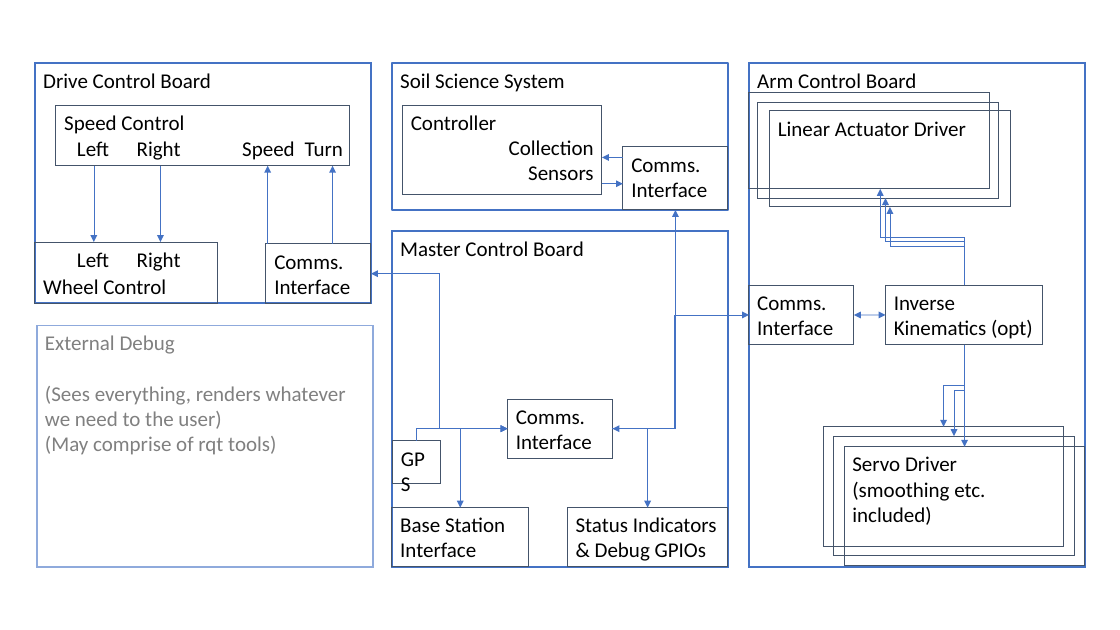
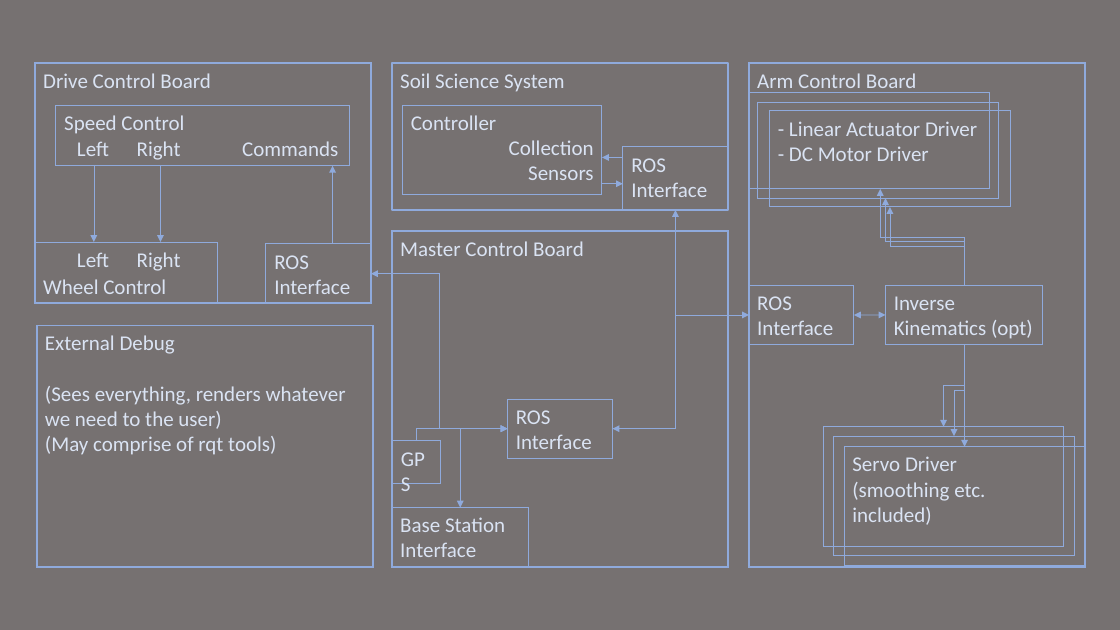
Before and after one commit to ISU-MAVRIC/MAVRIC-Systems, a slide deck: slide 3 of Architecture.pptx. Drawn at 1120x630 pixels with LibreOffice and Linux fonts; fonts in the diff are those of the drawing. Boxes give left, top, right and bottom in pixels: in the first picture for what was removed or moved away, otherwise in the second. Text is boxed around its words. In the diff, an @@ line names an element or a change of style, - is before the commit and + after.

```diff
--- a/Architecture.pptx
+++ b/Architecture.pptx
@@ background #FFFFFF to #767171 @@
@@ text colour #000000 to #DAE3F3; outline #4472C4 1.5 pt to #8FAADC 1.5 pt in 4 elements at (392,231,728,567), (749,63,1086,567), (35,63,371,303), (392,63,728,210) @@
@@ text colour #000000 to #DAE3F3; outline #44546A 0.75 pt to #8FAADC 0.75 pt in 7 elements at (35,242,218,303), (56,105,350,166), (392,507,528,567), (392,441,441,483), (844,447,1086,566), (886,286,1044,345), (402,105,602,194) @@
@@ text colour #000000 to #DAE3F3 in 4 elements at (77,252,109,267), (137,252,181,271), (77,141,109,156), (137,141,181,160) @@
@@ text at (242,141,338,156): text changed; text colour #000000 to #DAE3F3 @@
-Turn
+Commands
@@ text removed at (242,141,295,160) @@
-Speed
@@ outline #44546A 0.75 pt to #8FAADC 0.75 pt in 9 elements at (770,111,1011,207), (266,244,371,303), (507,399,613,459), (749,286,854,345), (749,93,991,189), (758,103,999,198), (823,427,1065,546), (833,436,1075,555), (623,147,728,210) @@
@@ text in rectangle at (789,121,977,161): text changed; text colour #000000 to #DAE3F3 @@
-Linear Actuator Driver
+- Linear Actuator Driver
+- DC Motor Driver
@@ arrow (94, 166) - (94, 242): stroke #4472C4 0.5 pt to #8FAADC 0.5 pt @@
@@ arrow (160, 166) - (160, 242): stroke #4472C4 0.5 pt to #8FAADC 0.5 pt @@
@@ arrow removed from (268, 244) to (268, 166) @@
@@ arrow (333, 244) - (333, 166): stroke #4472C4 0.5 pt to #8FAADC 0.5 pt @@
@@ arrow (623, 158) - (602, 158): stroke #4472C4 0.5 pt to #8FAADC 0.5 pt @@
@@ text in rectangle at (631,158,707,197): text changed; text colour #000000 to #DAE3F3 @@
-Comms. Interface
+ROS Interface
@@ arrow (602, 184) - (623, 184): stroke #4472C4 0.5 pt to #8FAADC 0.5 pt @@
@@ elbow arrow (965, 286) - (881, 189): stroke #4472C4 0.5 pt to #8FAADC 0.5 pt @@
@@ elbow arrow (965, 286) - (886, 198): stroke #4472C4 0.5 pt to #8FAADC 0.5 pt @@
@@ elbow arrow (965, 286) - (891, 207): stroke #4472C4 0.5 pt to #8FAADC 0.5 pt @@
@@ elbow double arrow (676, 210) - (613, 429): stroke #4472C4 0.5 pt to #8FAADC 0.5 pt @@
@@ text in rectangle at (274,255,350,294): text changed; text colour #000000 to #DAE3F3 @@
-Comms. Interface
+ROS Interface
@@ elbow double arrow (507, 429) - (371, 274): stroke #4472C4 0.5 pt to #8FAADC 0.5 pt @@
@@ text in rectangle at (757,296,833,335): text changed; text colour #000000 to #DAE3F3 @@
-Comms. Interface
+ROS Interface
@@ rectangle "External Debug" at (37,326,373,568): text colour #808080 to #DAE3F3 @@
@@ elbow arrow (613, 429) - (749, 315): stroke #4472C4 0.5 pt to #8FAADC 0.5 pt; route changed @@
@@ double arrow (854, 315) - (886, 315): stroke #4472C4 0.5 pt to #8FAADC 0.5 pt @@
@@ elbow arrow (965, 344) - (944, 427): stroke #4472C4 0.5 pt to #8FAADC 0.5 pt @@
@@ elbow arrow (965, 344) - (954, 436): stroke #4472C4 0.5 pt to #8FAADC 0.5 pt @@
@@ elbow arrow (965, 344) - (965, 447): stroke #4472C4 0.5 pt to #8FAADC 0.5 pt @@
@@ text in rectangle at (516,410,592,449): text changed; text colour #000000 to #DAE3F3 @@
-Comms. Interface
+ROS Interface
@@ elbow arrow (417, 441) - (507, 429): stroke #4472C4 0.5 pt to #8FAADC 0.5 pt @@
@@ elbow double arrow (460, 507) - (507, 429): stroke #4472C4 0.5 pt to #8FAADC 0.5 pt @@
@@ elbow arrow removed from (613, 429) to (648, 507) @@
@@ rectangle removed at (567,507,728,567) @@
-Status Indicators & Debug GPIOs
```
Also in this commit, not shown: 2 other files.
